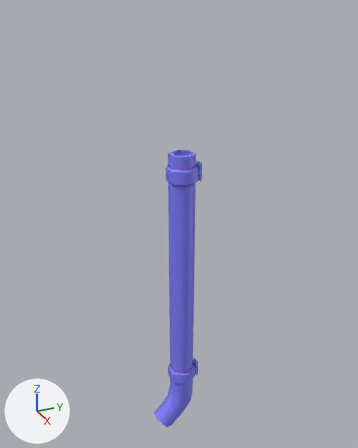
Renders of the FBX model Assets/Art/Meshes/sm_gutter_01.fbx from each side of a commit.
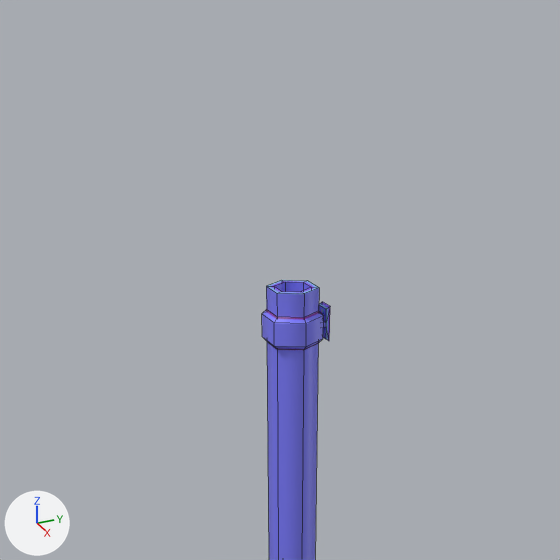
Each version is shown whole from a 50 mm camera at (3.59, -1.81, 2.61) aimed at (-0.1, -0.15, 0.77), then close up on the part from 7% to 91% of the width and 0% to 67% of the height. Every picture has the same lights, and +X, +Y and +Z are marked at lower left. The close-ups show mesh edges as thin lines. Where no turn or scale is listed for an object, it has been applied to the vertices.

In view in the first close-up: 'sm_gutter_01'.
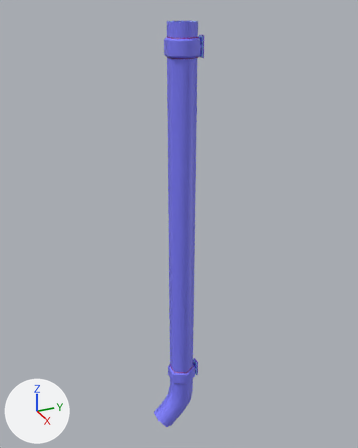
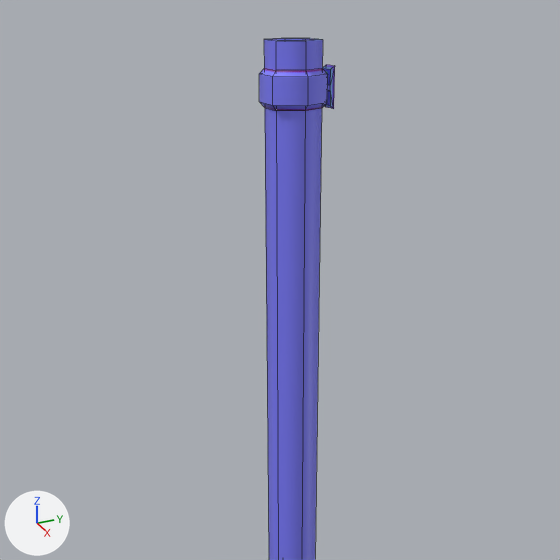
Diff of the bpy script that builds the scene:
```diff
--- a/Assets/Art/Meshes/sm_gutter_01.fbx.py
+++ b/Assets/Art/Meshes/sm_gutter_01.fbx.py
@@ me_mesh @@
 # used by ob_sm_gutter_01; location = (0.0, 0.0, 0.0)
-me_mesh.from_pydata(...)  # 136 vertices, 130 faces; spans x -0.14..0.14, y -0.45..0.0, z -1.45..1.45
+me_mesh.from_pydata(...)  # 136 vertices, 130 faces; spans x -0.14..0.14, y -0.45..0.0, z -1.45..2.45
+# me_mesh part 1: the loose piece of 40 vertices spanning x -0.14..0.14, y -0.28..0.0, z 1.19..1.35 is moved by (0.0, 0.0, 1.0)
+# me_mesh part 2: 19 of the vertices in x -0.12..0.12, y -0.27..-0.06, z 1.31..1.45 are moved by (0.0, 0.0, 1.0)
 me_mesh.materials.append(mat_lambert5)
```

Location of each change, [x1, y1, x2, y2] in pixels of the close-ups (560 x 560 px; the box of a moved part takes in the faces that stretch with it):
'sm_gutter_01', reshaped: before [262, 280, 330, 560]; after [259, 38, 335, 560]
part 1 of me_mesh, moved or reshaped: before [262, 302, 330, 350]; after [259, 65, 335, 111]
part 2 of me_mesh, moved or reshaped: before [266, 280, 319, 534]; after [264, 38, 323, 534]
